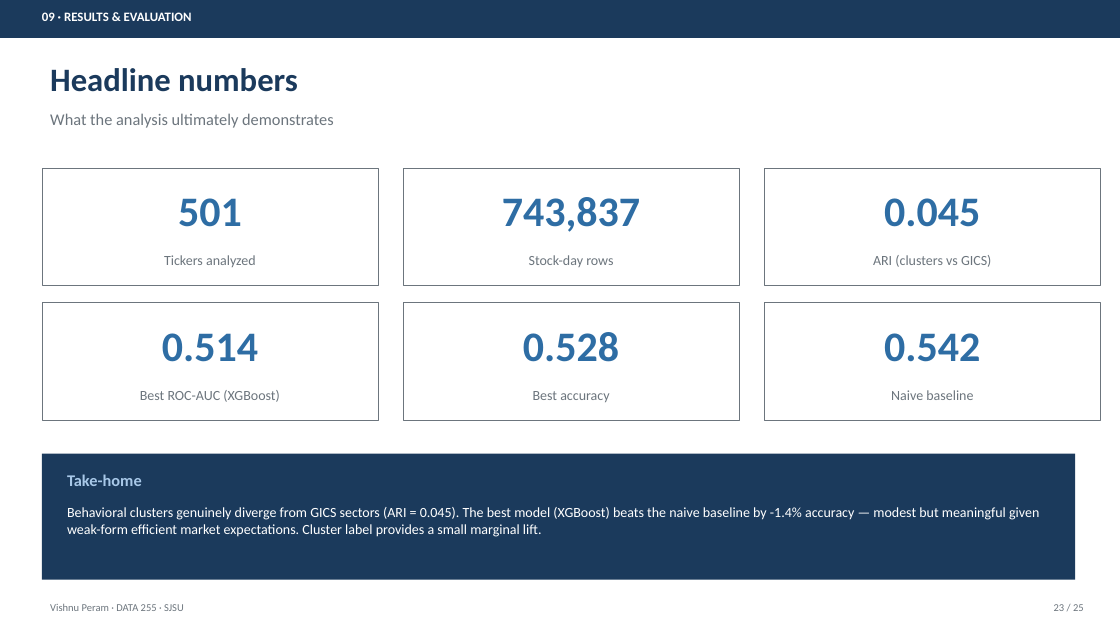
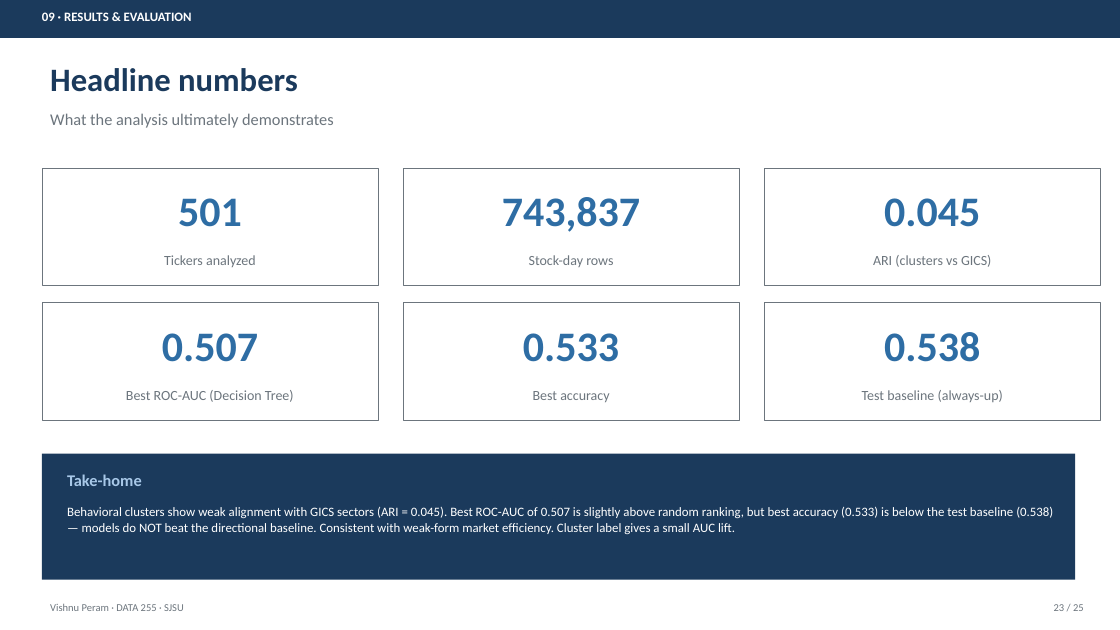
Before and after one commit to PeramVishnuSree/Stock-Behavioral-Clustering-and-Return-Prediction, a slide deck: slide 23 of PRESENTATION.pptx. Drawn at 1120x630 pixels with LibreOffice and Linux fonts; fonts in the diff are those of the drawing. Boxes give left, top, right and bottom in pixels: in the first picture for what was removed or moved away, otherwise in the second. Text is boxed around its words. In the diff, an @@ line names an element or a change of style, - is before the commit and + after.

```diff
--- a/PRESENTATION.pptx
+++ b/PRESENTATION.pptx
@@ text at box(162, 333, 258, 362): text changed @@
-0.514
+0.507
@@ text at box(523, 333, 619, 362): text changed @@
-0.528
+0.533
@@ text at box(884, 332, 980, 362): text changed @@
-0.542
+0.538
@@ text at box(126, 390, 294, 402): text changed @@
-Best ROC-AUC (XGBoost)
+Best ROC-AUC (Decision Tree)
@@ text at box(862, 390, 1003, 402): text changed @@
-Naive baseline
+Test baseline (always-up)
@@ text at box(67, 507, 1053, 534): text changed; size 12 to 11 pt @@
-Behavioral clusters genuinely diverge from GICS sectors (ARI = 0.045). The best model (XGBoost) beats the naive baseline by -1.4% accuracy — modest but meaningful given weak-form efficient market expectations. Cluster label provides a small marginal lift.
+Behavioral clusters show weak alignment with GICS sectors (ARI = 0.045). Best ROC-AUC of 0.507 is slightly above random ranking, but best accuracy (0.533) is below the test baseline (0.538) — models do NOT beat the directional baseline. Consistent with weak-form market efficiency. Cluster label gives a small AUC lift.
```
Also in this commit, not shown: 11 other slides changed, 16 other files.
